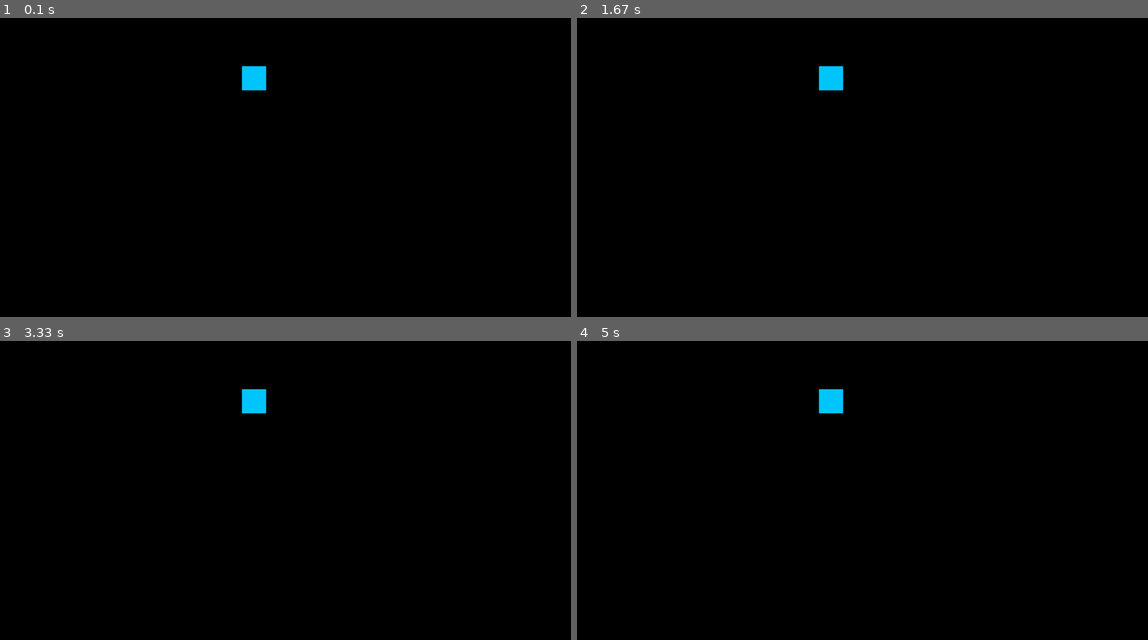
Above: before the commit, frames 1-4 (two rows, left to right).
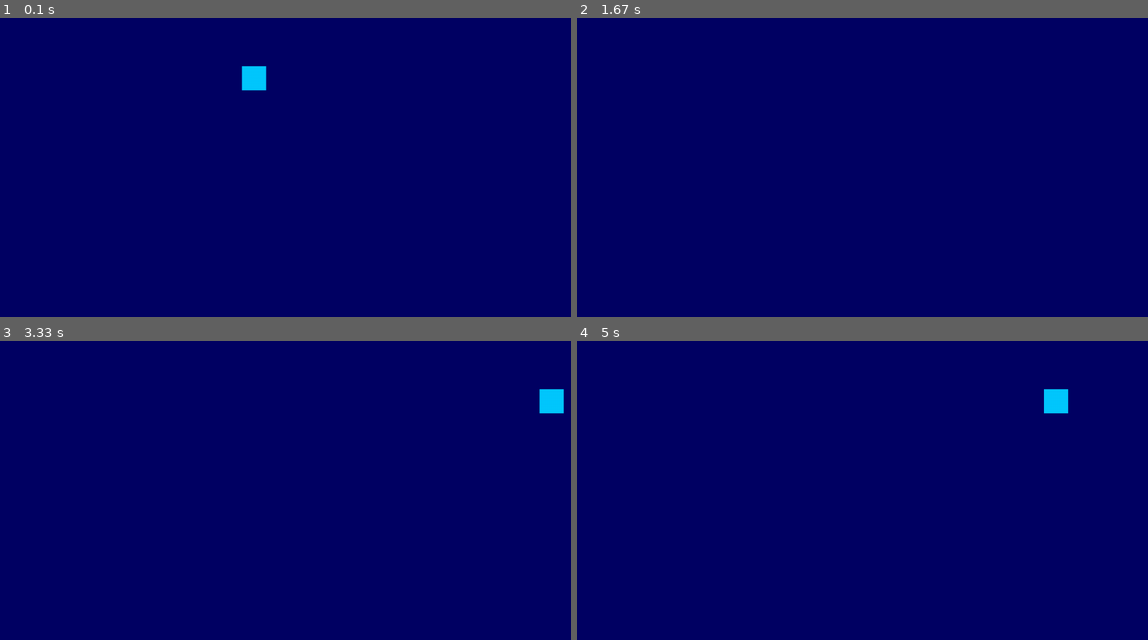
Above: after the commit, the same moments.

Repository: albertitop17/TFG
Game: pygame game, started from Pygame/cursoPygame.py
The game is run twice, just before and just after one commit, with the same random seed, the same clock (stepped at 60 frames per second) and the same inputs.
Inputs:
- Up to frame 1 (0.1 s): no input
- Up to frame 2 (1.67 s): hold A 0.33-0.8 s; hold Right 0.33-0.8 s; hold Right 0.83-1.3 s; hold W 1.33-1.63 s
- Up to frame 3 (3.33 s): hold Down 2.73-3.03 s; hold A from 3.07 s (still down)
- Up to frame 4 (5 s): release A at 3.47 s; hold Up 3.5-3.87 s; hold Down 4.57-4.93 s; hold A from 4.97 s (still down)

The runs differ from the first frame. In frame 1, 100% of the frame differs, in the area x 0-100%, y 0-100%; in frame 2, 100%; in frame 3, 100%; in frame 4, 100%.

Commit message:
movimiento del personaje

Diff:
--- a/Pygame/constantes.py
+++ b/Pygame/constantes.py
@@ -4,3 +4,8 @@
 alto_personaje = 50
 ancho_personaje = 50
 #tambien podria definir colores aqui
+
+color_fondo = (0, 0, 100)
+
+velocidad = 15
+FPS = 60
--- a/Pygame/cursoPygame.py
+++ b/Pygame/cursoPygame.py
@@ -28,12 +28,65 @@
 
 pygame.display.set_caption("Mi primer juego") #titulo de la ventana
 
+
+#defino las variables de movimiento del personaje
+
+mover_arriba = False
+mover_abajo = False
+mover_izquierda = False
+mover_derecha = False
+
+reloj = pygame.time.Clock() #para controlar los fps
+
 run = True
 while run:
+
+    #para controlar el FRAME RATE
+    reloj.tick(constantes.FPS) #limitar a 60 fps
+
+    pantalla.fill(constantes.color_fondo) #pintar el fondo de la pantalla
+
+    #calculamos el movimiento del jugador
+    dx = 0
+    dy = 0
+
+    if mover_izquierda == True:
+        dx = -constantes.velocidad
+    if mover_derecha == True:
+        dx = constantes.velocidad
+    if mover_arriba == True: #ojo con las coordenadas, y va al reves
+        dy = -constantes.velocidad
+    if mover_abajo == True:
+        dy = constantes.velocidad
+
+    #para mover al jugador
+    jugador.movimiento(dx, dy)
 
     jugador.dibujar(pantalla)
 
     for evento in pygame.event.get(): #registrar eventos que ocurren en el juego
         if evento.type == pygame.QUIT: #si se cierra la ventana (o alt+F4)
             run = False
+        if evento.type == pygame.KEYDOWN: #reconoce si se presiona una tecla
+            if evento.key == pygame.K_LEFT or evento.key == pygame.K_a: #si la tecla es la flecha izquierda
+                mover_izquierda = True
+            if evento.key == pygame.K_RIGHT or evento.key == pygame.K_d: #si la tecla es la flecha derecha
+                mover_derecha = True
+            if evento.key == pygame.K_UP or evento.key == pygame.K_w: #si la tecla es la flecha arriba
+                mover_arriba = True
+            if evento.key == pygame.K_DOWN or evento.key == pygame.K_s: #si la tecla es la flecha abajo
+                mover_abajo = True
+        #print(f"{delta_x}, {delta_y}")
+        if evento.type == pygame.KEYUP: #reconoce si se suelta una tecla
+            if evento.key == pygame.K_LEFT or evento.key == pygame.K_a: #si la tecla es la flecha izquierda
+                mover_izquierda = False
+            if evento.key == pygame.K_RIGHT or evento.key == pygame.K_d: #si la tecla es la flecha derecha
+                mover_derecha = False
+            if evento.key == pygame.K_UP or evento.key == pygame.K_w: #si la tecla es la flecha arriba
+                mover_arriba = False
+            if evento.key == pygame.K_DOWN or evento.key == pygame.K_s: #si la tecla es la flecha abajo
+                mover_abajo = False
+
     pygame.display.update() #actualizar la pantalla
+
+pygame.quit() #cerrar pygame al salir del bucle
--- a/Pygame/personaje.py
+++ b/Pygame/personaje.py
@@ -22,6 +22,6 @@
     def dibujar(self, interfaz): #donde lo queremos dibujar, no hace falta que sea la misma ventana
         pygame.draw.rect(interfaz, self.color, self.forma)
 
-    def mover(self, dx, dy):
+    def movimiento(self, dx, dy):
         self.forma.x += dx
         self.forma.y += dy
